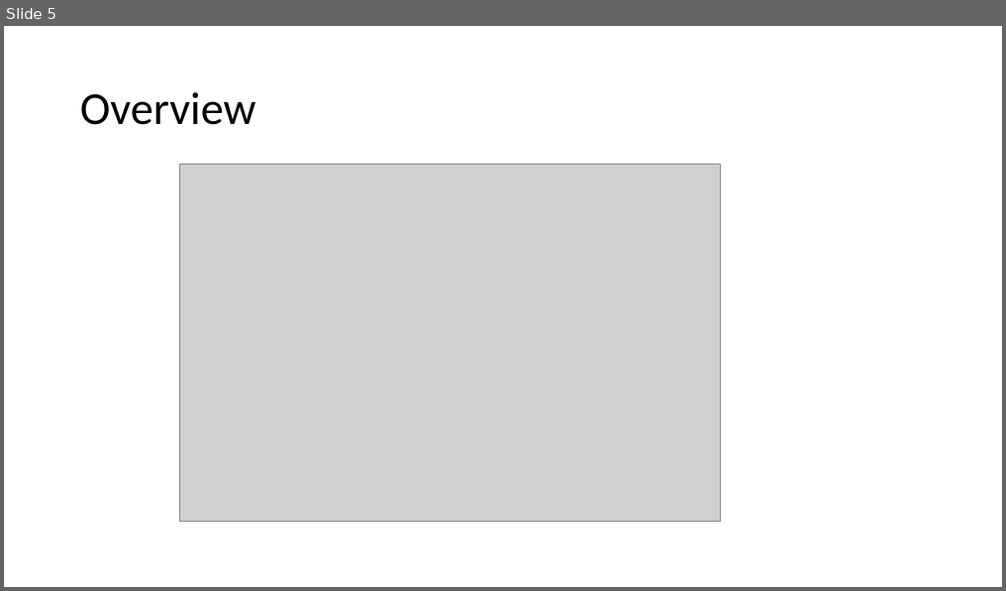
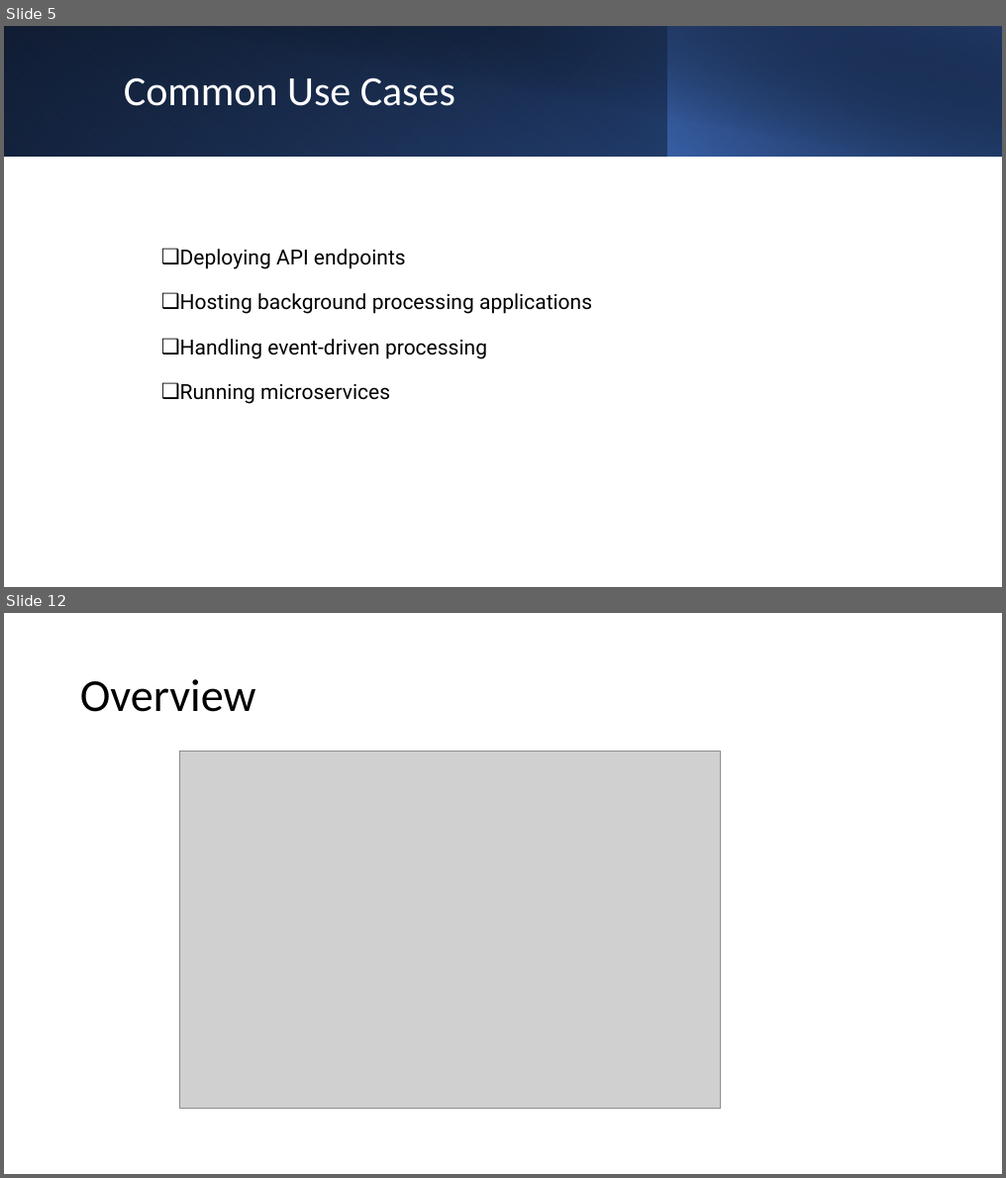
Before and after one commit to cs-samvith/space-app-platform, a slide deck: container-apps.pptx. Shown one above the other, each under a label of ours: slide 5 before the commit, slides 5 and 12 after it; the slides between them are not shown. The pictures are 1006x591 and 1006x1178 pixels, drawn with LibreOffice and Linux fonts; fonts in the diff are those of the drawing; grey boxes stand for pictures. Boxes give left, top, right and bottom in pixels: in the first picture for what was removed or moved away, otherwise in the second. Text is boxed around its words. In the diff, an @@ line names an element or a change of style, - is before the commit and + after.

```diff
--- a/container-apps.pptx
+++ b/container-apps.pptx
@@ slide 5 added at [4,26,1002,587], background #FFFFFF @@
@@ rectangle added at [4,26,1002,157], fill gradient #000000 to #2F5597 @@
@@ rectangle added at [4,26,668,157], fill gradient #4472C4 to #203864 @@
@@ rectangle added at [42,26,1002,157], fill gradient #000000 to #203864 @@
@@ rectangle added at [668,26,1002,157], fill gradient #4472C4 to #000000 @@
@@ title added at [124,77,455,106], 40 pt, text #FFFFFF @@
+Common Use Cases
@@ text added at [180,249,592,404], 20 pt, text #000000 @@
+  ❑ Deploying API endpoints
+  ❑ Hosting background processing applications
+  ❑ Handling event-driven processing
+  ❑ Running microservices
@@ what was slide 5 is now slide 12 @@
```
Also in this commit, not shown: 1 slide changed, 8 other slides added, 2 slides removed, 27 other files.
